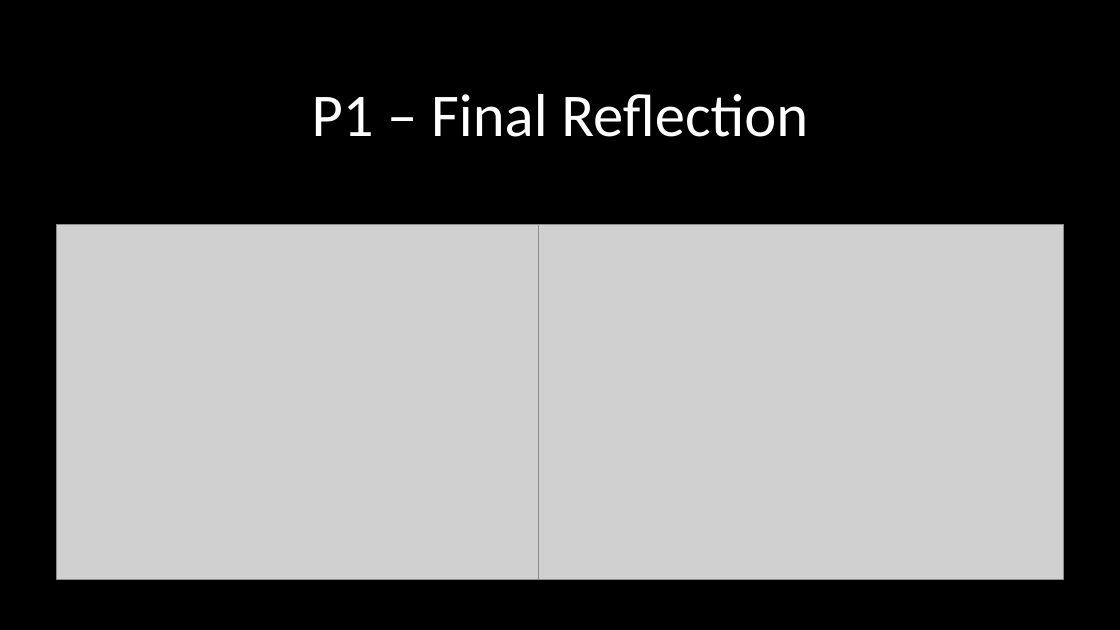
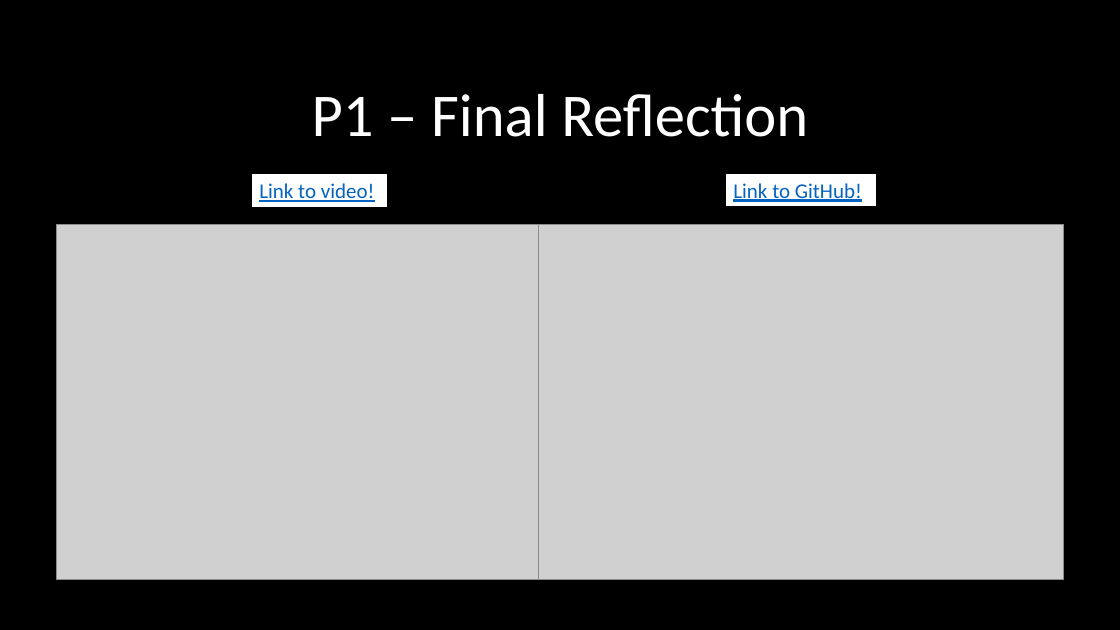
Before and after one commit to spencersmith24/CS315_Project1, a slide deck: slide 15 of CS315 P1 Production.pptx. Drawn at 1120x630 pixels with LibreOffice and Linux fonts; fonts in the diff are those of the drawing; grey boxes stand for pictures. Boxes give left, top, right and bottom in pixels: in the first picture for what was removed or moved away, otherwise in the second. Text is boxed around its words. In the diff, an @@ line names an element or a change of style, - is before the commit and + after.

```diff
--- a/CS315 P1 Production.pptx
+++ b/CS315 P1 Production.pptx
@@ rectangle added at bbox=[251, 174, 388, 208], fill #FFFFFF, outline #000000 1 pt, 18 pt, text #0563C1, underline @@
+Link to video!
@@ rectangle added at bbox=[725, 173, 876, 207], fill #FFFFFF, outline #000000 1 pt, 18 pt, text #0563C1, underline @@
+Link to GitHub!
```
Also in this commit, not shown: 3 other files.
